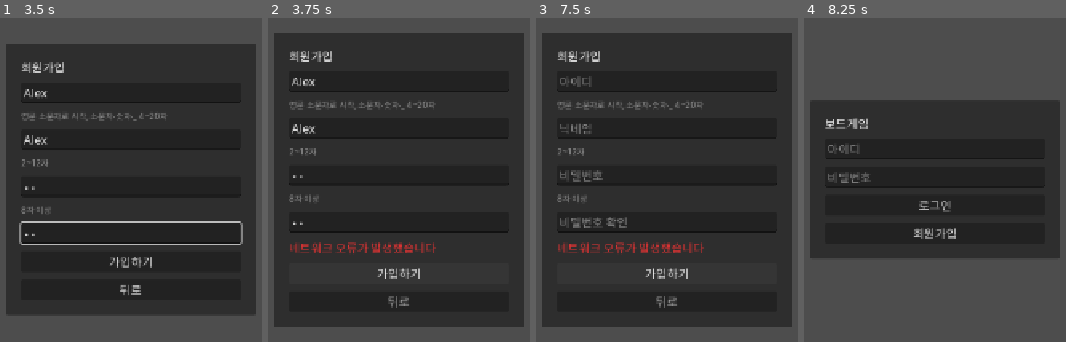
Above: before the commit, frames 1-4 (left to right).
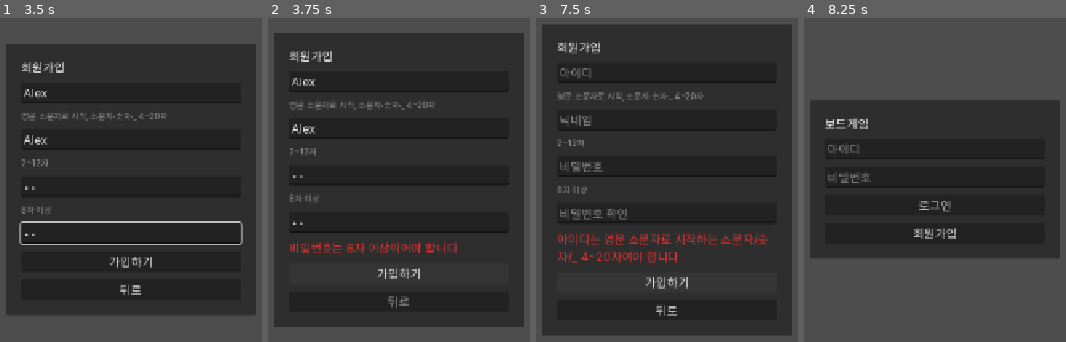
Above: after the commit, the same moments.

Repository: modify879/board-game-godot
Game: Godot game, scene res://auth/login.tscn
Same seed, same stepped clock (60 frames per second), same inputs: the game is played once before the commit and once after it.
Inputs (mouse positions are in pixels of both pictures, inside the frame that each line leads up to):
- Up to frame 1 (3.5 s): click (131, 147) at 0.52 s; type "Alex" at 0.6 s; click (131, 176) at 0.75 s; type "12" at 0.83 s; click "회원가입" at 1.25 s; click (131, 92) at 2.02 s; type "Alex" at 2.1 s; click (131, 141) at 2.25 s; type "Alex" at 2.33 s; click (131, 186) at 2.48 s; type "12" at 2.57 s; click (131, 231) at 2.77 s; type "12" at 2.85 s
- Up to frame 2 (3.75 s): click "가입하기" at 3.5 s
- Up to frame 3 (7.5 s): click "뒤로" at 4.25 s; click "로그인" at 5 s; click "로그인" at 5.75 s; click "회원가입" at 6.5 s; click "가입하기" at 7.25 s
- Up to frame 4 (8.25 s): click "뒤로" at 8 s

Frame 1 is identical in both runs. In frame 2, 1.2% of the frame differs, in the area x 8-73%, y 69-73%; in frame 3, 13%, in the area x 2-98%, y 2-98%; in frame 4, nothing differs.

Commit message:
feat(auth): 회원가입 입력을 요청 전에 검사한다

Diff:
--- a/auth/signup.gd
+++ b/auth/signup.gd
@@ -18,6 +18,11 @@
 
 func _on_submit_pressed() -> void:
 	error_label.hide()
+	var invalid := InputRules.signup(username_edit.text, nickname_edit.text, password_edit.text, password_confirm_edit.text)
+	if invalid != "":
+		error_label.text = ErrorText.of(invalid)
+		error_label.show()
+		return
 	submit_button.disabled = true
 	back_button.disabled = true
 	var username := username_edit.text
